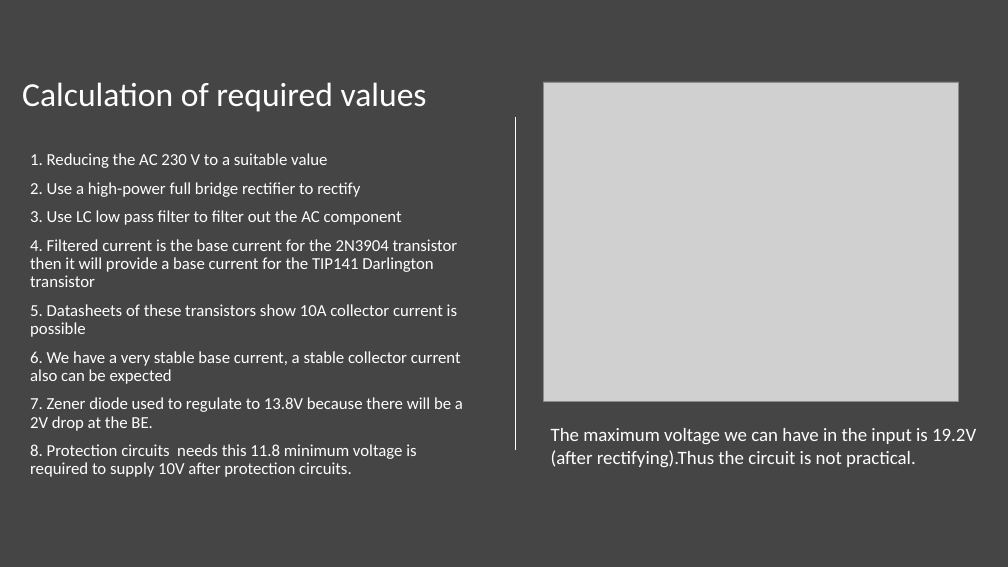
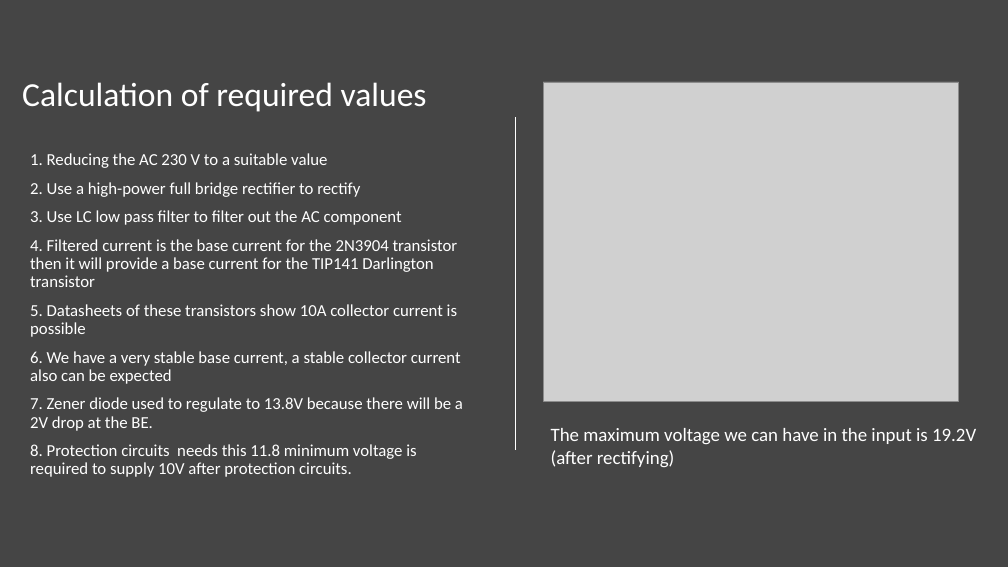
Before and after one commit to Team-Sagittarius-ENTC/Linear-Power-Supply, a slide deck: slide 4 of assignments_material/LPS-progress-review-december_2021.pptx. Drawn at 1008x567 pixels with LibreOffice and Linux fonts; fonts in the diff are those of the drawing; grey boxes stand for pictures. Boxes give left, top, right and bottom in pixels: in the first picture for what was removed or moved away, otherwise in the second. Text is boxed around its words. In the diff, an @@ line names an element or a change of style, - is before the commit and + after.

```diff
--- a/assignments_material/LPS-progress-review-december_2021.pptx
+++ b/assignments_material/LPS-progress-review-december_2021.pptx
@@ text at [551, 450, 674, 467]: text changed @@
-(after rectifying).Thus the circuit is not practical.
+(after rectifying)
```
Also in this commit, not shown: 5 other slides changed.
